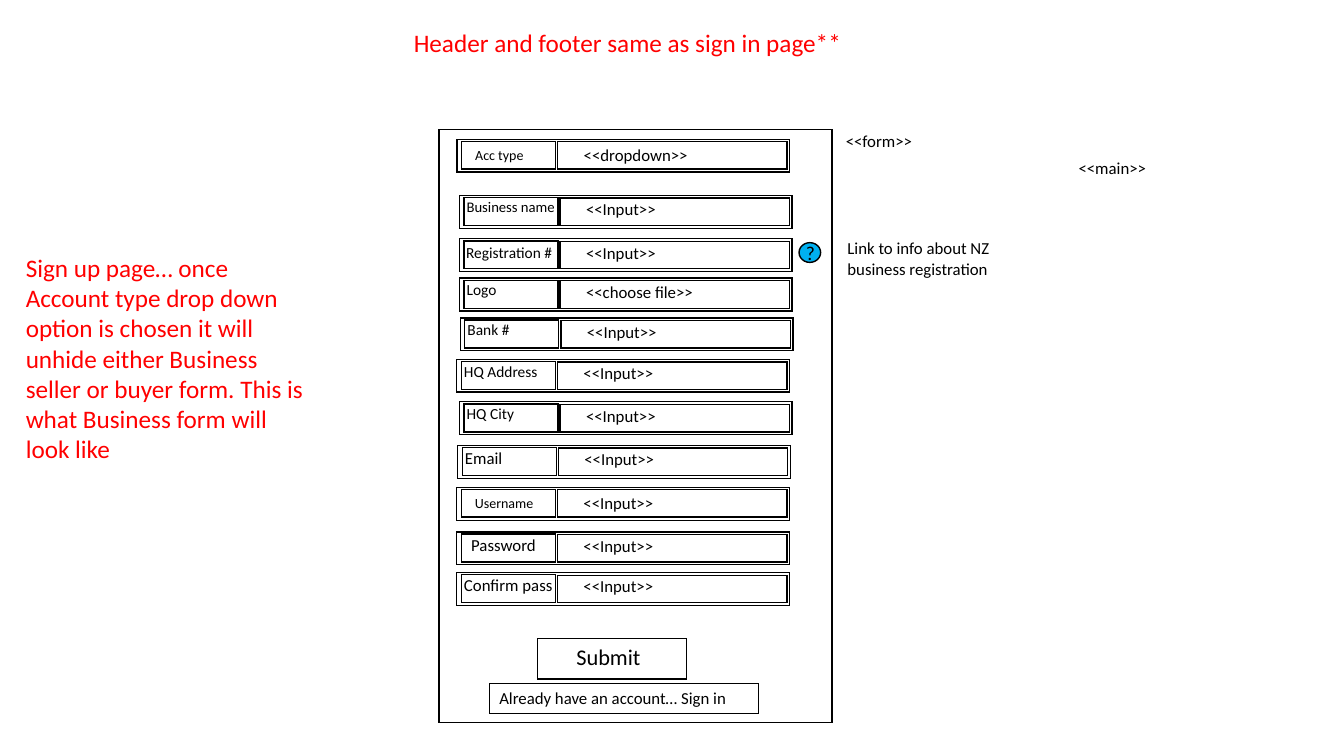
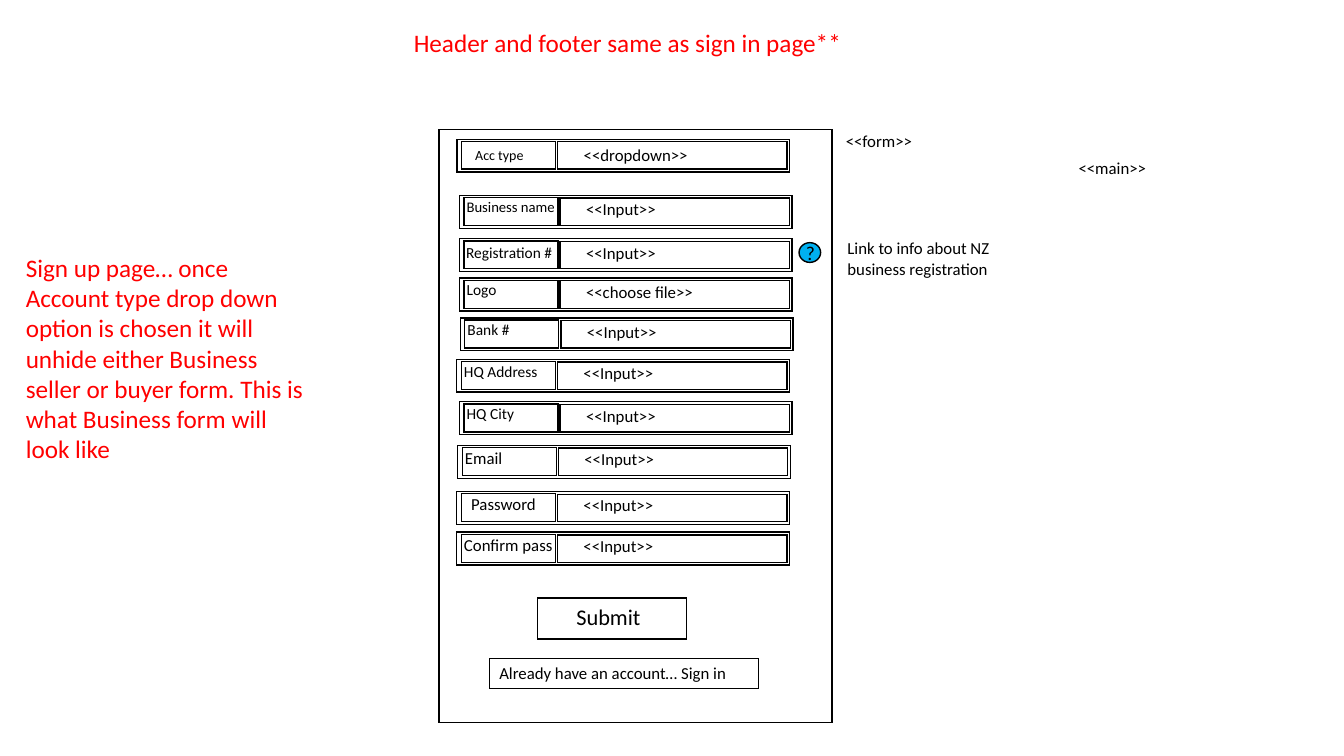
Before and after one commit to jameshutchy/Best-Practice-PHP, a slide deck: slide 5 of BCDE224 - Assessment 2 - James Hutchinson/BCDE244-Assesment 2 - James Hutchinson.pptx. Drawn at 1344x756 pixels with LibreOffice and Linux fonts; fonts in the diff are those of the drawing. Boxes give left, top, right and bottom in pixels: in the first picture for what was removed or moved away, otherwise in the second. Text is boxed around its words. In the diff, an @@ line names an element or a change of style, - is before the commit and + after.

```diff
--- a/BCDE224 - Assessment 2 - James Hutchinson/BCDE244-Assesment 2 - James Hutchinson.pptx
+++ b/BCDE224 - Assessment 2 - James Hutchinson/BCDE244-Assesment 2 - James Hutchinson.pptx
@@ rectangle moved from (x1=457, y1=488, x2=789, y2=521) to (x1=457, y1=492, x2=789, y2=525) @@
@@ rectangle moved from (x1=462, y1=490, x2=556, y2=517) to (x1=462, y1=494, x2=556, y2=522) @@
@@ text removed at (x1=475, y1=499, x2=533, y2=508) @@
-Username
@@ rectangle removed at (x1=558, y1=490, x2=787, y2=517) @@
@@ text removed at (x1=583, y1=498, x2=653, y2=512) @@
-<<Input>>
@@ 5 texts, 3 rectangles moved together from (x1=464, y1=534, x2=787, y2=680) to (x1=464, y1=494, x2=787, y2=639) @@
@@ rectangle removed at (x1=457, y1=573, x2=789, y2=606) @@
@@ rectangle removed at (x1=462, y1=575, x2=556, y2=603) @@
@@ rectangle "Already have an account… Sign ..." moved from (x1=489, y1=684, x2=758, y2=714) to (x1=489, y1=658, x2=758, y2=689) @@
```
Also in this commit, not shown: 4 other slides changed, 2 slides added, 12 other files.
